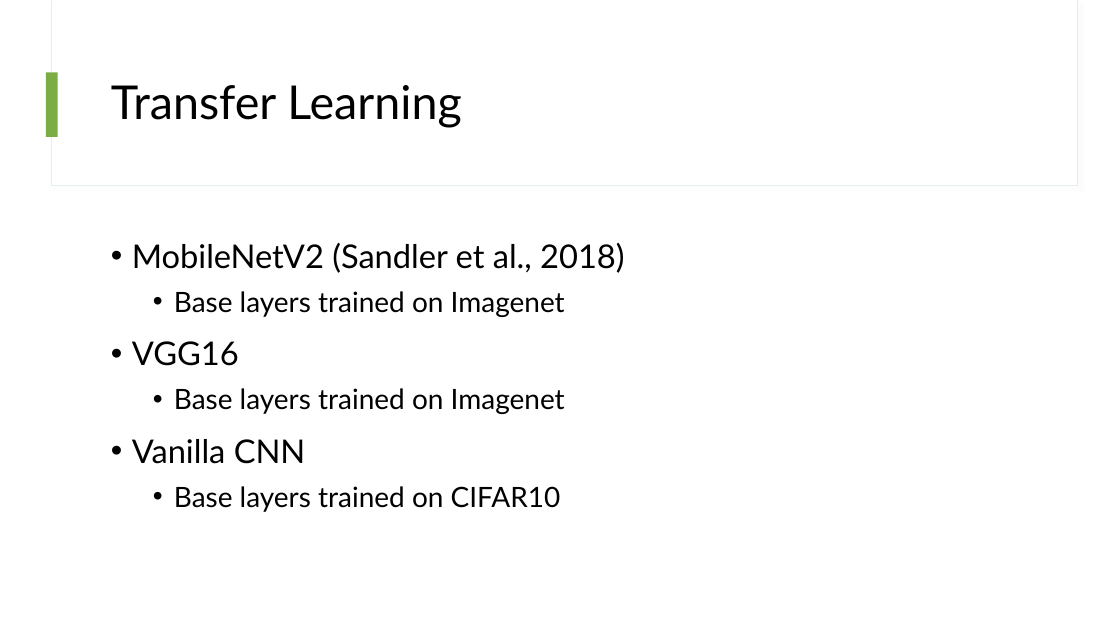
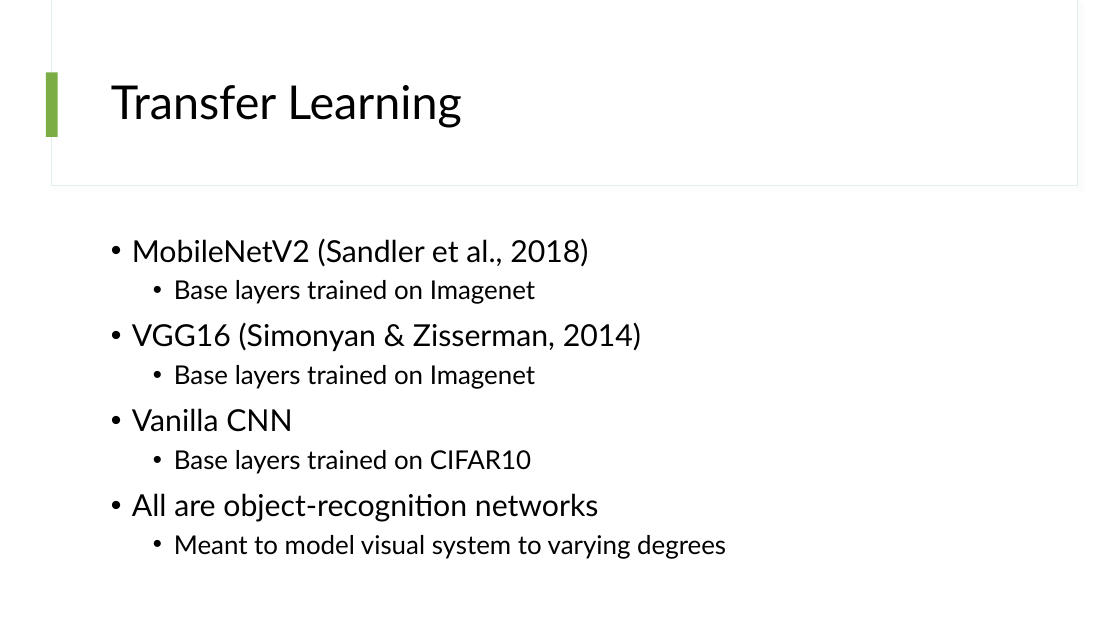
Before and after one commit to thor4/neuralnets, a slide deck: slide 11 of projects/1-CNN/presentations/Confidence Bias in Humans & Neural Networks.pptx (slide 7 before the commit). Drawn at 1120x630 pixels with LibreOffice and Linux fonts; fonts in the diff are those of the drawing. Boxes give left, top, right and bottom in pixels: in the first picture for what was removed or moved away, otherwise in the second. Text is boxed around its words. In the diff, an @@ line names an element or a change of style, - is before the commit and + after.

Commit message:
finish v1 of presentation

```diff
--- a/projects/1-CNN/presentations/Confidence Bias in Humans & Neural Networks.pptx
+++ b/projects/1-CNN/presentations/Confidence Bias in Humans & Neural Networks.pptx
@@ text at box(132, 238, 588, 474): size 28 to 25.9 pt in "MobileNetV2 (Sandler et al., 2018)", "Vanilla CNN"; size 24 to 22.2 pt in "Base layers trained on Imagenet", "Base layers trained on Imagenet", "Base layers trained on CIFAR10"; line spacing 1.1 to 1 @@
@@ text at box(132, 322, 641, 352): text changed; size 28 to 25.9 pt @@
-• VGG16
+• VGG16 (Simonyan & Zisserman, 2014)
@@ text at box(132, 493, 726, 559): paragraphs added @@
+• All are object-recognition networks
+  • Meant to model visual system to varying degrees
```
Also in this commit, not shown: 2 other slides changed, 11 slides added.
